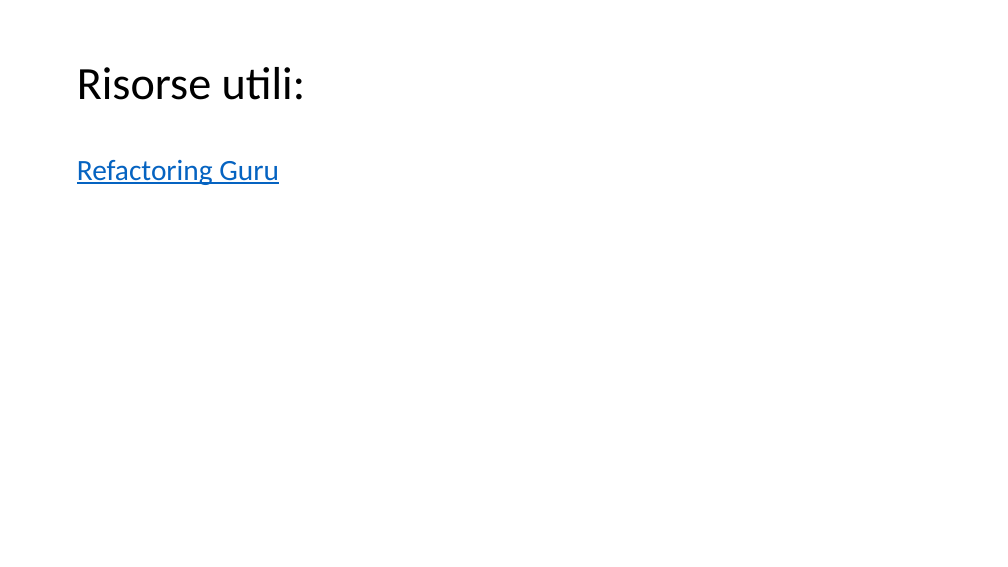
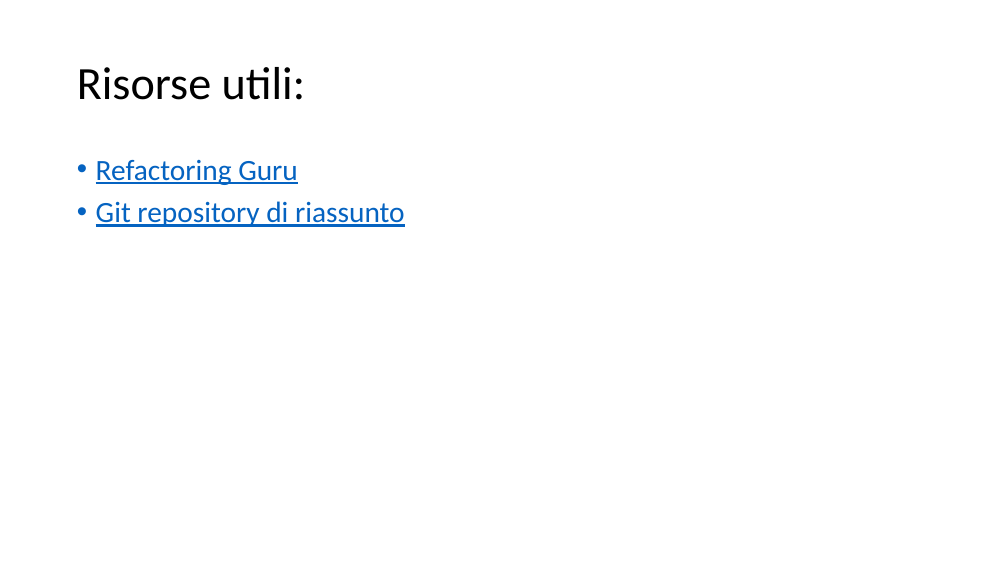
Before and after one commit to cicababba/java_course, a slide deck: slide 117 of Slide/Pattern.pptx (slide 40 before the commit). Drawn at 1008x567 pixels with LibreOffice and Linux fonts; fonts in the diff are those of the drawing. Boxes give left, top, right and bottom in pixels: in the first picture for what was removed or moved away, otherwise in the second. Text is boxed around its words. In the diff, an @@ line names an element or a change of style, - is before the commit and + after.

Commit message:
new slides

```diff
--- a/Slide/Pattern.pptx
+++ b/Slide/Pattern.pptx
@@ text at (96, 160, 298, 185): bullet none to • @@
@@ text at (96, 201, 405, 227): paragraph added @@
+• Git repository di riassunto
```
Also in this commit, not shown: 77 slides added.
